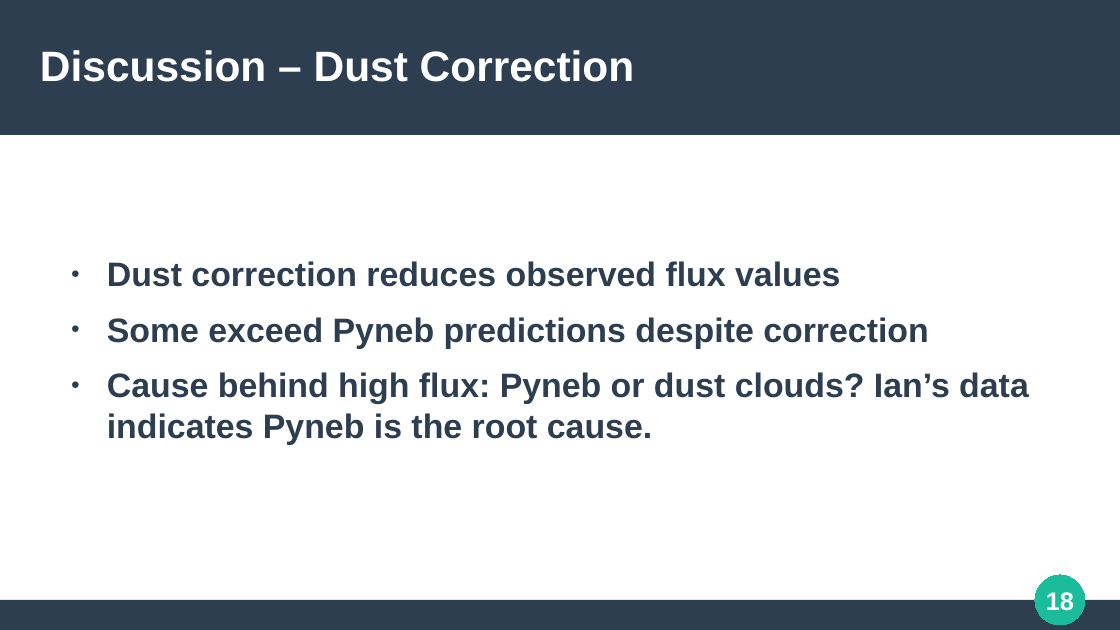
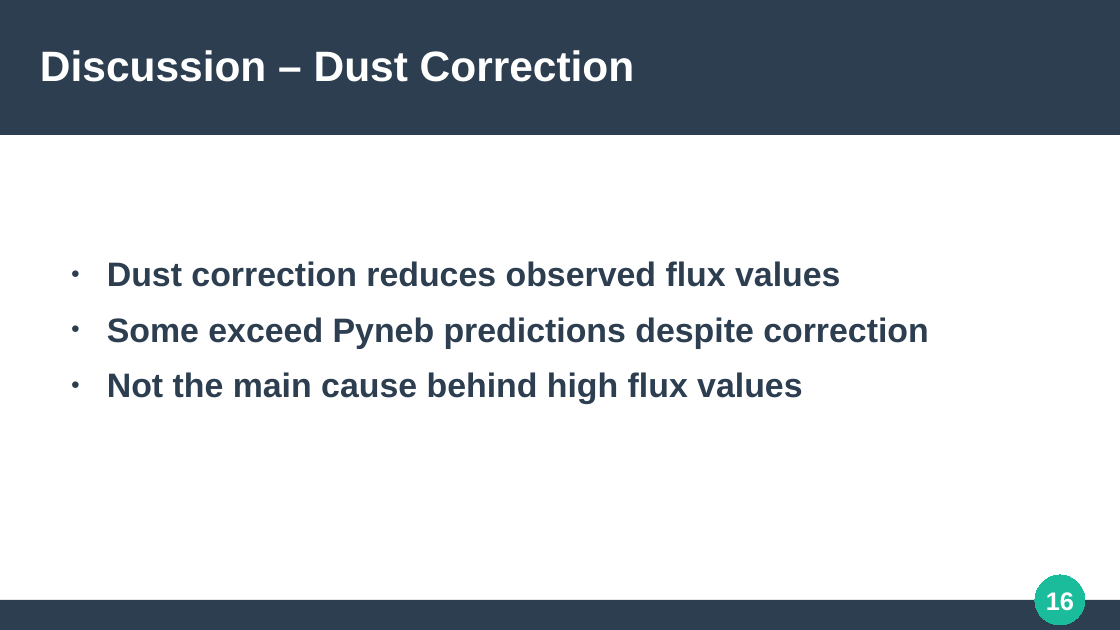
Before and after one commit to SmoolPerson/LRD-helium-analysis, a slide deck: slide 16 of media/presentation/Helium.odp (slide 18 before the commit). Drawn at 1120x630 pixels with LibreOffice and Linux fonts; fonts in the diff are those of the drawing. Boxes give left, top, right and bottom in pixels: in the first picture for what was removed or moved away, otherwise in the second. Text is boxed around its words. In the diff, an @@ line names an element or a change of style, - is before the commit and + after.

```diff
--- a/media/presentation/Helium.odp
+++ b/media/presentation/Helium.odp
@@ text at [107, 372, 802, 404]: text changed @@
-● Cause behind high flux: Pyneb or dust clouds? Ian’s data indicates Pyneb is the root cause.
+● Not the main cause behind high flux values
@@ page number at [1046, 592, 1074, 611]: text changed @@
-18
+16
```
Also in this commit, not shown: 12 other slides changed, 2 slides added, 4 slides removed, 1 other file.
